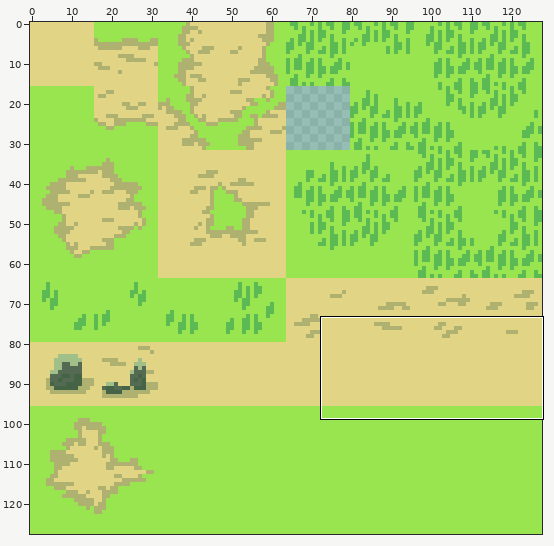
One commit to this sprite sheet: assets/textures/grass_dirt.png. The picture above shows the old version from afar; the outline marks the close-up.
Close-up. First the earlier version:
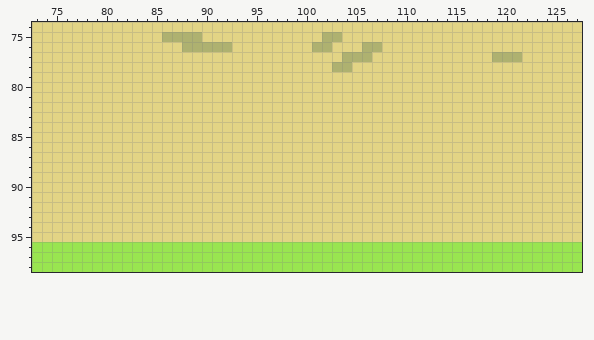
The file is 128x128 pixels. Shown: x 73..127, y 74..98.
After the commit:
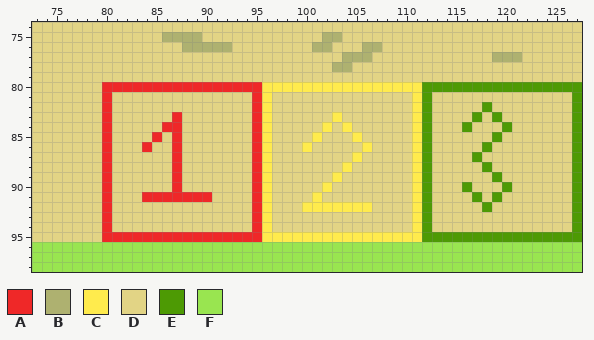
Palette (. is transparent): A #ef2828  B #aeb170  C #ffeb4d  D #e2d485  E #4d9a04  F #99e550
Author's note on the commit: add tiles animations
Diff:
y 80: x 80..127 DDDDDDDDDDDDDDDDDDDDDDDDDDDDDDDDDDDDDDDDDDDDDDDD -> AAAAAAAAAAAAAAAACCCCCCCCCCCCCCCCEEEEEEEEEEEEEEEE
y 81: x 80 D -> A; x 95..96 DD -> AC; x 111..112 DD -> CE; x 127 D -> E
y 82: x 80 D -> A; x 95..96 DD -> AC; x 111..112 DD -> CE; x 118 D -> E; x 127 D -> E
y 83: x 80 D -> A; x 87 D -> A; x 95..96 DD -> AC; x 103 D -> C; x 111..112 DD -> CE; x 117 D -> E; x 119 D -> E; x 127 D -> E
y 84: x 80 D -> A; x 86..87 DD -> AA; x 95..96 DD -> AC; x 102 D -> C; x 104 D -> C; x 111..112 DD -> CE; x 116 D -> E; x 120 D -> E; x 127 D -> E
y 85: x 80 D -> A; x 85 D -> A; x 87 D -> A; x 95..96 DD -> AC; x 101 D -> C; x 105 D -> C; x 111..112 DD -> CE; x 119 D -> E; x 127 D -> E
y 86: x 80 D -> A; x 84 D -> A; x 87 D -> A; x 95..96 DD -> AC; x 100 D -> C; x 106 D -> C; x 111..112 DD -> CE; x 118 D -> E; x 127 D -> E
y 87: x 80 D -> A; x 87 D -> A; x 95..96 DD -> AC; x 105 D -> C; x 111..112 DD -> CE; x 117 D -> E; x 127 D -> E
y 88: x 80 D -> A; x 87 D -> A; x 95..96 DD -> AC; x 104 D -> C; x 111..112 DD -> CE; x 118 D -> E; x 127 D -> E
y 89: x 80 D -> A; x 87 D -> A; x 95..96 DD -> AC; x 103 D -> C; x 111..112 DD -> CE; x 119 D -> E; x 127 D -> E
y 90: x 80 D -> A; x 87 D -> A; x 95..96 DD -> AC; x 102 D -> C; x 111..112 DD -> CE; x 116 D -> E; x 120 D -> E; x 127 D -> E
y 91: x 80 D -> A; x 84..90 DDDDDDD -> AAAAAAA; x 95..96 DD -> AC; x 101 D -> C; x 111..112 DD -> CE; x 117 D -> E; x 119 D -> E; x 127 D -> E
y 92: x 80 D -> A; x 95..96 DD -> AC; x 100..106 DDDDDDD -> CCCCCCC; x 111..112 DD -> CE; x 118 D -> E; x 127 D -> E
y 93..94: x 80 D -> A; x 95..96 DD -> AC; x 111..112 DD -> CE; x 127 D -> E
y 95: x 80..127 DDDDDDDDDDDDDDDDDDDDDDDDDDDDDDDDDDDDDDDDDDDDDDDD -> AAAAAAAAAAAAAAAACCCCCCCCCCCCCCCCEEEEEEEEEEEEEEEE
Boxes around the changes in both close-ups, in picture pixels (x1, y1, x2, y2):
changed: (102, 82, 582, 242)
